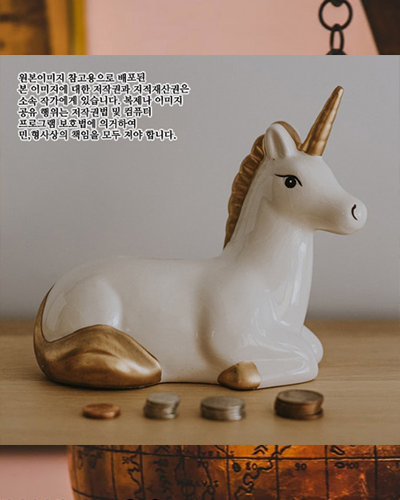
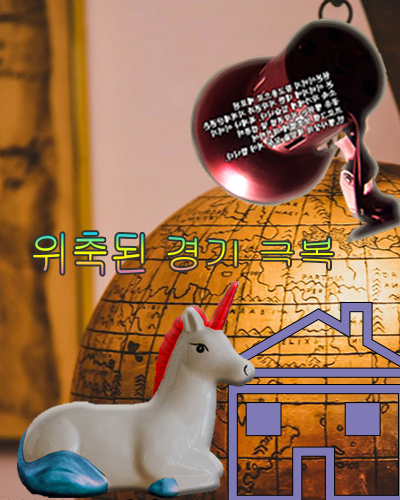
Two versions of the same layered image (400x500). Layer-by-layer changes:
renamed "Layer 1" to "유니콘", painted on it over 17, 86, 367, 498
added layer "Home 1" above "위축된 경기 극복" over 198, 302, 400, 500
added layer "위축된 경기 극복" above "전등" over 33, 232, 333, 275
renamed "KakaoTalk_20240508_171859068_15" to "전등", painted on it over 0, 17, 400, 445
